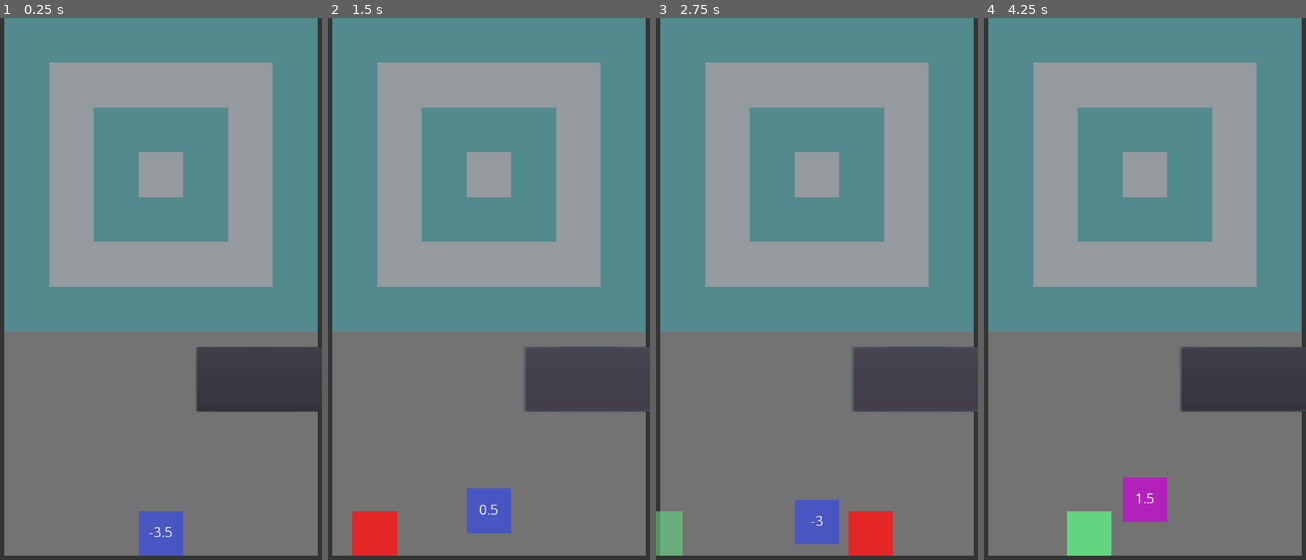
Above: before the commit, frames 1-4 (left to right).
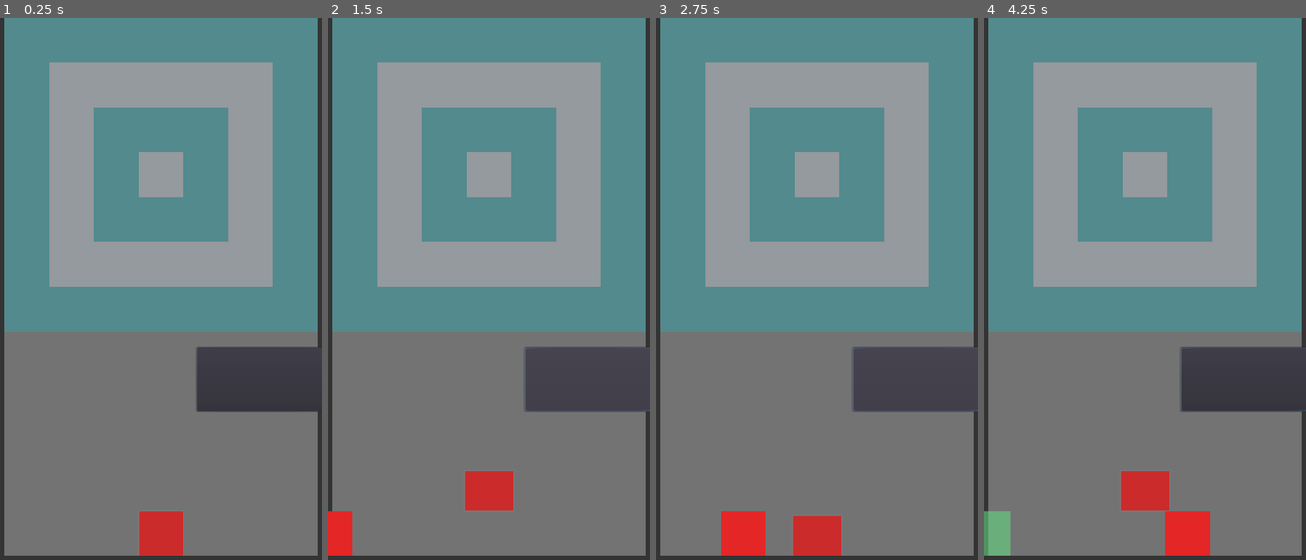
Above: after the commit, the same moments.

Repository: funexpected/jamper
Game: Godot game, scene res://level.tscn
The game is run twice, just before and just after one commit, with the same random seed, the same clock (stepped at 60 frames per second) and the same inputs. This scene is started directly instead of the project's main scene.
Inputs (mouse positions are in pixels of both pictures, inside the frame that each line leads up to):
- Up to frame 1 (0.25 s): no input
- Up to frame 2 (1.5 s): click (588, 381) at 0.5 s; click (588, 381) at 1.25 s
- Up to frame 3 (2.75 s): click (916, 381) at 2 s
- Up to frame 4 (4.25 s): move the mouse to (1215, 278) at 2.77 s; click (1215, 278) at 2.92 s; move the mouse to (1080, 332) at 3.52 s; click (1080, 332) at 3.67 s

The runs differ from the first frame. In frame 1, 1.1% of the frame differs, in the area x 43-57%, y 91-100%; in frame 2, 3.5%; in frame 3, 4.5%, in the area x 0-74%, y 88-100%; in frame 4, 4.3%.

Commit message:
procedural jumps on grandma

Diff:
--- a/grandma.gd
+++ b/grandma.gd
@@ -1,6 +1,14 @@
 extends Node2D
 
 export var texture = Color("4a57c3") setget set_texture
+onready var obj = $back
+onready var sprite = $sprite
+
+func _ready():
+	pass
+	#while is_inside_tree():
+	#	yield(anim_jump(), "completed")
+	#	yield(Time.wait(1), "completed")
 
 func set_texture(value):
 	texture = value
@@ -11,12 +19,25 @@
 
 var is_busy = false
 
-onready var obj = $back
-onready var sprite = $sprite
-func jump(time, prepare = true):
+func _jump(time, prepare = true):
 	if !is_busy:
 		is_busy = true
 #		sprite.play("jump")
 		yield(tw.ip(obj, "rect_position:y", obj.rect_position.y, obj.rect_position.y - 150, time), "tween_completed")
 		yield(tw.ip(obj, "rect_position:y", obj.rect_position.y, obj.rect_position.y + 150, time), "tween_completed")
 		is_busy = false
+
+func jump(t):
+	Time.wait(t*0.5).connect("completed", get_tree(), "set_pause", [true])
+	Time.wait(t*1.5).connect("completed", get_tree(), "set_pause", [false])
+	yield(tw\
+		.ip(sprite, "scale", Vector2(1,1), Vector2(1.1, 0.9), t*0.1)\
+		.ip(sprite, "scale", Vector2(1.1, 0.9), Vector2(0.8, 1.2), t*0.1, tw.SINE, tw.INOUT, t*0.1)\
+		.ip(sprite, "scale", Vector2(0.9, 1.1), Vector2(1, 1), t*0.1, tw.SINE, tw.INOUT, t*0.2)\
+		.ip(sprite, "scale", Vector2(1,1), Vector2(1.1, 0.9), t*0.1, tw.SINE, tw.INOUT, t*0.3)\
+		.ip(sprite, "scale", Vector2(1.1, 0.9), Vector2(0.9, 1.1), t*0.1, tw.SINE, tw.INOUT, t*0.5)\
+		.ip(sprite, "scale", Vector2(0.9, 1.1), Vector2(1.1, 0.9), t*0.1, tw.SINE, tw.INOUT, t*0.7)\
+		.ip(sprite, "scale", Vector2(1.1, 0.9), Vector2(1,1), t*0.1, tw.SINE, tw.INOUT, t*0.9)\
+		.ip(sprite, "position:y", sprite.position.y, sprite.position.y - 150, t*0.3, tw.CUBIC, tw.OUT, t*0.2)\
+		.ip(sprite, "position:y", sprite.position.y - 150, sprite.position.y, t*0.3, tw.CUBIC, tw.IN, t*0.5),
+	"tween_completed")
--- a/grandma.tscn
+++ b/grandma.tscn
@@ -1,14 +1,16 @@
-[gd_scene load_steps=11 format=2]
+[gd_scene load_steps=15 format=2]
 
 [ext_resource path="res://grandma.gd" type="Script" id=1]
 [ext_resource path="res://animations/idle.png" type="Texture" id=2]
-[ext_resource path="res://animations/jump_0.png" type="Texture" id=3]
-[ext_resource path="res://animations/jump_1_up.png" type="Texture" id=4]
-[ext_resource path="res://animations/out_1.png" type="Texture" id=5]
-[ext_resource path="res://animations/out_2.png" type="Texture" id=6]
-[ext_resource path="res://animations/out_3.png" type="Texture" id=7]
-[ext_resource path="res://animations/in_0.png" type="Texture" id=8]
-[ext_resource path="res://animations/in_1.png" type="Texture" id=9]
+[ext_resource path="res://animations/in_0.png" type="Texture" id=3]
+[ext_resource path="res://animations/in_1.png" type="Texture" id=4]
+[ext_resource path="res://animations/jump_0.png" type="Texture" id=5]
+[ext_resource path="res://animations/jump_1_up.png" type="Texture" id=6]
+[ext_resource path="res://animations/out_1.png" type="Texture" id=7]
+[ext_resource path="res://animations/out_2.png" type="Texture" id=8]
+[ext_resource path="res://animations/out_3.png" type="Texture" id=9]
+[ext_resource path="res://animations/jump_2.png" type="Texture" id=10]
+[ext_resource path="res://animations/jump_3_down.png" type="Texture" id=11]
 
 [sub_resource type="SpriteFrames" id=1]
 animations = [ {
@@ -19,24 +21,49 @@
 }, {
 "frames": [ ExtResource( 3 ), ExtResource( 4 ) ],
 "loop": false,
+"name": "prep_jump",
+"speed": 12.0
+}, {
+"frames": [ ExtResource( 5 ), ExtResource( 6 ) ],
+"loop": false,
 "name": "jump",
 "speed": 12.0
 }, {
-"frames": [ ExtResource( 5 ), ExtResource( 6 ), ExtResource( 7 ) ],
+"frames": [ ExtResource( 7 ), ExtResource( 8 ), ExtResource( 9 ) ],
 "loop": false,
 "name": "fall",
 "speed": 12.0
-}, {
-"frames": [ ExtResource( 8 ), ExtResource( 9 ) ],
-"loop": false,
-"name": "prep_jump",
-"speed": 12.0
 } ]
+
+[sub_resource type="SpriteFrames" id=2]
+animations = [ {
+"frames": [ ExtResource( 2 ), ExtResource( 3 ), ExtResource( 4 ), ExtResource( 5 ), ExtResource( 6 ), ExtResource( 10 ), ExtResource( 11 ), ExtResource( 7 ), ExtResource( 8 ), ExtResource( 9 ) ],
+"loop": true,
+"name": "default",
+"speed": 5.0
+} ]
+
+[sub_resource type="Animation" id=3]
+resource_name = "jump"
+loop = true
+tracks/0/type = "value"
+tracks/0/path = NodePath("AnimatedSprite:frame")
+tracks/0/interp = 1
+tracks/0/loop_wrap = true
+tracks/0/imported = false
+tracks/0/enabled = true
+tracks/0/keys = {
+"times": PoolRealArray( 0, 1 ),
+"transitions": PoolRealArray( 1, 1 ),
+"update": 0,
+"values": [ 0, 9 ]
+}
 
 [node name="grandma" type="Node2D"]
 script = ExtResource( 1 )
 
 [node name="back" type="ColorRect" parent="."]
+visible = false
 grow_horizontal = 2
 grow_vertical = 0
 rect_min_size = Vector2( 150, 150 )
@@ -55,7 +82,14 @@
 valign = 1
 
 [node name="sprite" type="AnimatedSprite" parent="."]
-visible = false
-position = Vector2( 0, -128 )
 frames = SubResource( 1 )
 animation = "idle"
+offset = Vector2( 0, -125 )
+
+[node name="AnimatedSprite" type="AnimatedSprite" parent="."]
+visible = false
+frames = SubResource( 2 )
+offset = Vector2( 0, -125 )
+
+[node name="AnimationPlayer" type="AnimationPlayer" parent="."]
+anims/jump = SubResource( 3 )
